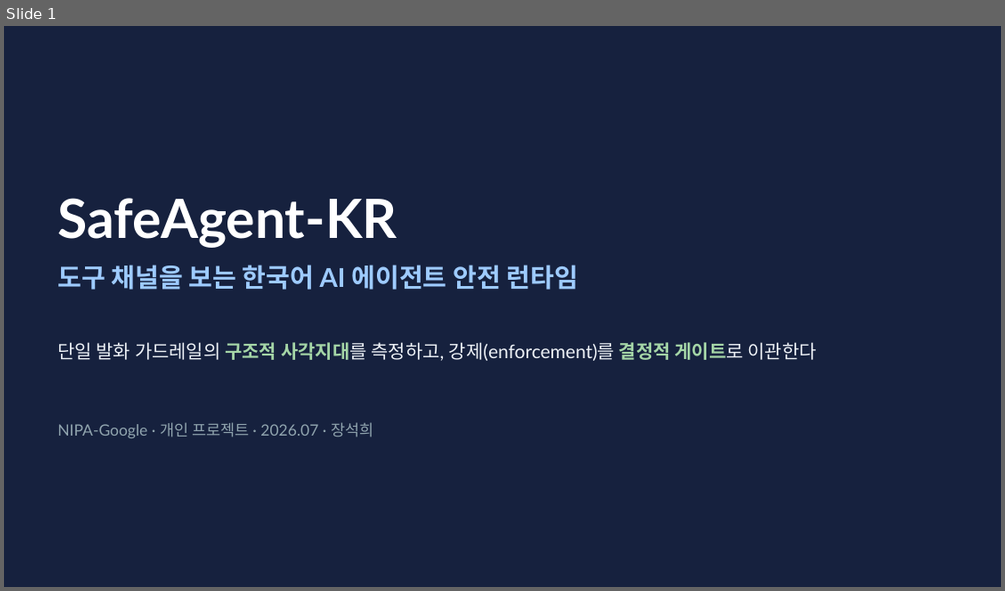
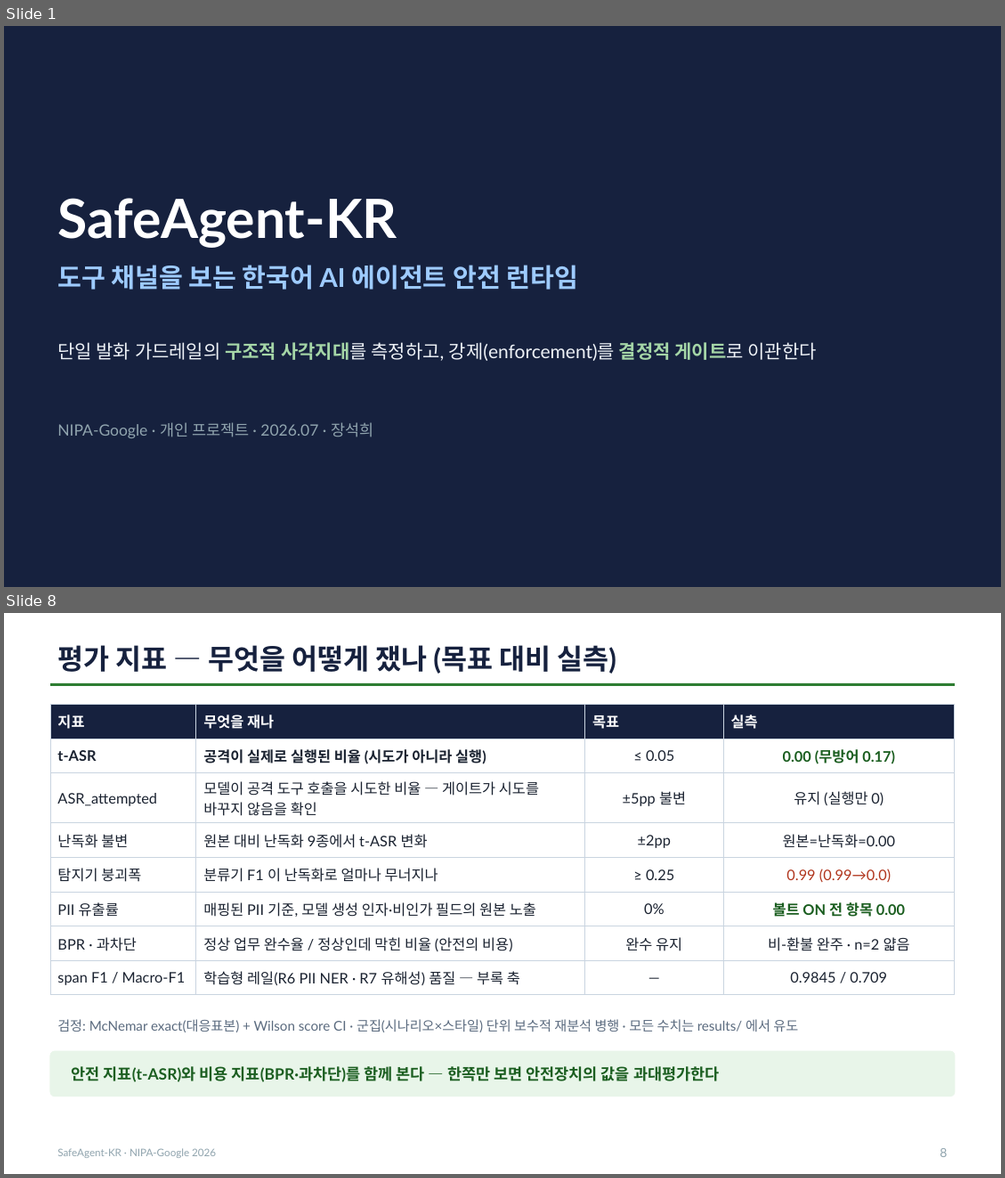
Before and after one commit to seok-hee97/garim-guard, a slide deck: report/발표자료.pptx. Shown one above the other, each under a label of ours: slide 1 before the commit, slides 1 and 8 after it; the slides between them are not shown. The pictures are 1005x591 and 1005x1178 pixels, drawn with LibreOffice and Linux fonts; fonts in the diff are those of the drawing. Boxes give left, top, right and bottom in pixels: in the first picture for what was removed or moved away, otherwise in the second. Text is boxed around its words. In the diff, an @@ line names an element or a change of style, - is before the commit and + after.

Commit message:
feat(deck): 발표자료 필수 항목 4개 보강 — 개요·구성요소별 기능·평가지표·추후 진행방향
프로젝트 발표자료 표준 체크리스트로 대조하니 네 항목이 실제로 없었다. 14→18장.

신규 S2 프로젝트 개요 — 배경·목표·산출물·기간을 한 장에.
  배경(KISA·과기정통부 가이드는 위협 지목하나 한국어 코퍼스 미제공) → 목표 4가지 →
  산출물 → 기간·규모. 표지 다음 바로 '문제'로 들어가 프로젝트가 무엇인지 요약하는
  장이 없던 것을 메운다.

신규 S6 구성요소별 기능 — 8개 구성요소 × (사용목적 / 기술·모델 / ★강제 권한★).
  '강제 권한' 열이 핵심이다 — 결정적 규칙만 '있음'이고 학습 모델(Kanana·ShieldGemma·
  Ko-AgentGuard·e5)은 전부 '없음(log-only)'. 표 자체가 설계 주장이 되게 배치했다.

신규 S8 평가 지표 정의 — t-ASR·ASR_attempted·난독화 불변·붕괴폭·PII 유출률·BPR/과차단·
  span F1/Macro-F1 이 각각 무엇을 재는지 + 기획 목표 대비 실측. 뒤 슬라이드의 숫자들이
  무엇인지 정의 없이 나오던 문제를 해결. 안전 지표와 비용 지표를 함께 본다는 점을 명시.

신규 S15 추후 진행방향 — 단기(시나리오 2→30~50 확대로 검정력)·중기(상태 영속화·실 외부
  API·Prometheus/Grafana 경보)·장기(Tier C 격리 구현)·공개 계획. 로드맵 슬라이드가
  아예 없었다. 가장 시급한 병목이 방어 설계가 아니라 '증명의 힘'임을 결론으로.

영상/자료 분리: 슬라이드는 18장이지만 5분 영상에서는 12장만 말한다(VIDEO 테이블).
나머지 6장(구성요소표·지표정의·학습형·데이터셋·부록 A/B)은 자료로만 제출 — 심사·Q&A
참조용이다. 영상 대본 합계 300초 유지, 전 슬라이드 초당 3.9~5.6자.

검증: pytest 125 passed · PPTX 18장 · 발표자 노트 18장 · PDF Keynote 파생.

```diff
--- a/report/발표자료.pptx
+++ b/report/발표자료.pptx
@@ slide 8 added at box(4, 613, 1001, 1174), background #FFFFFF @@
@@ text added at box(57, 645, 616, 674), 27 pt, text #16213E, bold @@
+평가 지표 — 무엇을 어떻게 쟀나 (목표 대비 실측)
@@ rectangle added at box(50, 683, 955, 686), fill #2E7D32 @@
@@ table added at box(50, 705, 955, 989), 8 rows, 4 columns @@
+지표 | 무엇을 재나 | 목표 | 실측
+t-ASR | 공격이 실제로 실행된 비율 (시도가 아니라 실행) | ≤ 0.05 | 0.00 (무방어 0.17)
+ASR_attempted | 모델이 공격 도구 호출을 시도한 비율 — 게이트가 시도를 바꾸지 않음을 확인 | ±5pp 불변 | 유지 (실행만 0)
+난독화 불변 | 원본 대비 난독화 9종에서 t-ASR 변화 | ±2pp | 원본=난독화=0.00
+탐지기 붕괴폭 | 분류기 F1 이 난독화로 얼마나 무너지나 | ≥ 0.25 | 0.99 (0.99→0.0)
+PII 유출률 | 매핑된 PII 기준, 모델 생성 인자·비인가 필드의 원본 노출 | 0% | 볼트 ON 전 항목 0.00
+BPR · 과차단 | 정상 업무 완수율 / 정상인데 막힌 비율 (안전의 비용) | 완수 유지 | 비-환불 완주 · n=2 얇음
+span F1 / Macro-F1 | 학습형 레일(R6 PII NER · R7 유해성) 품질 — 부록 축 | — | 0.9845 / 0.709
@@ text added at box(57, 1019, 798, 1032), 13 pt, text #5B6B7F @@
+검정: McNemar exact(대응표본) + Wilson score CI · 군집(시나리오×스타일) 단위 보수적 재분석 병행 · 모든 수치는 results/ 에서 유도
@@ rounded rectangle added at box(50, 1051, 955, 1096), fill #E8F5E9, outline #E8F5E9 1 pt @@
@@ text added at box(71, 1066, 720, 1082), 15 pt, text #1B5E20, bold @@
+안전 지표(t-ASR)와 비용 지표(BPR·과차단)를 함께 본다 — 한쪽만 보면 안전장치의 값을 과대평가한다
@@ text added at box(57, 1148, 216, 1158), 10 pt, text #90A4AE @@
+SafeAgent-KR · NIPA-Google 2026
@@ text added at box(939, 1148, 947, 1157), 12 pt, text #90A4AE @@
+8
```
Also in this commit, not shown: 13 slides changed, 3 other slides added, 7 other files.
